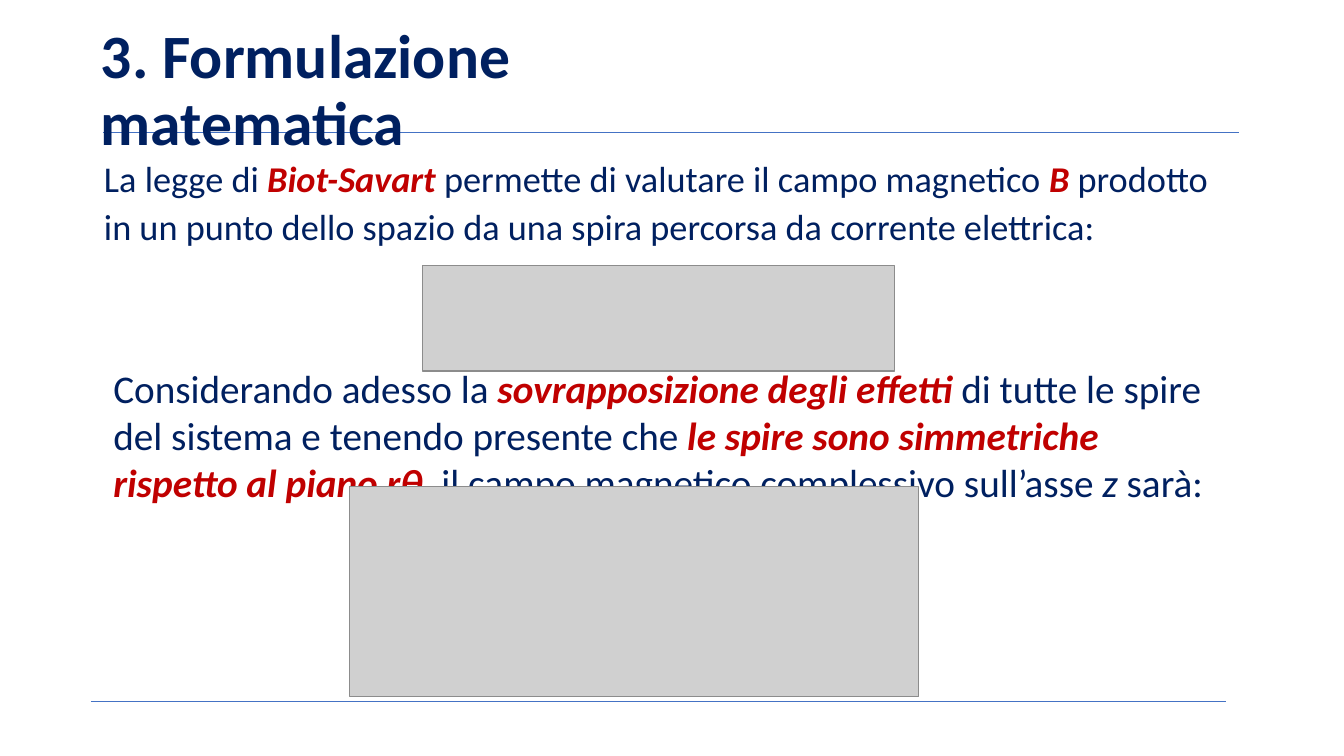
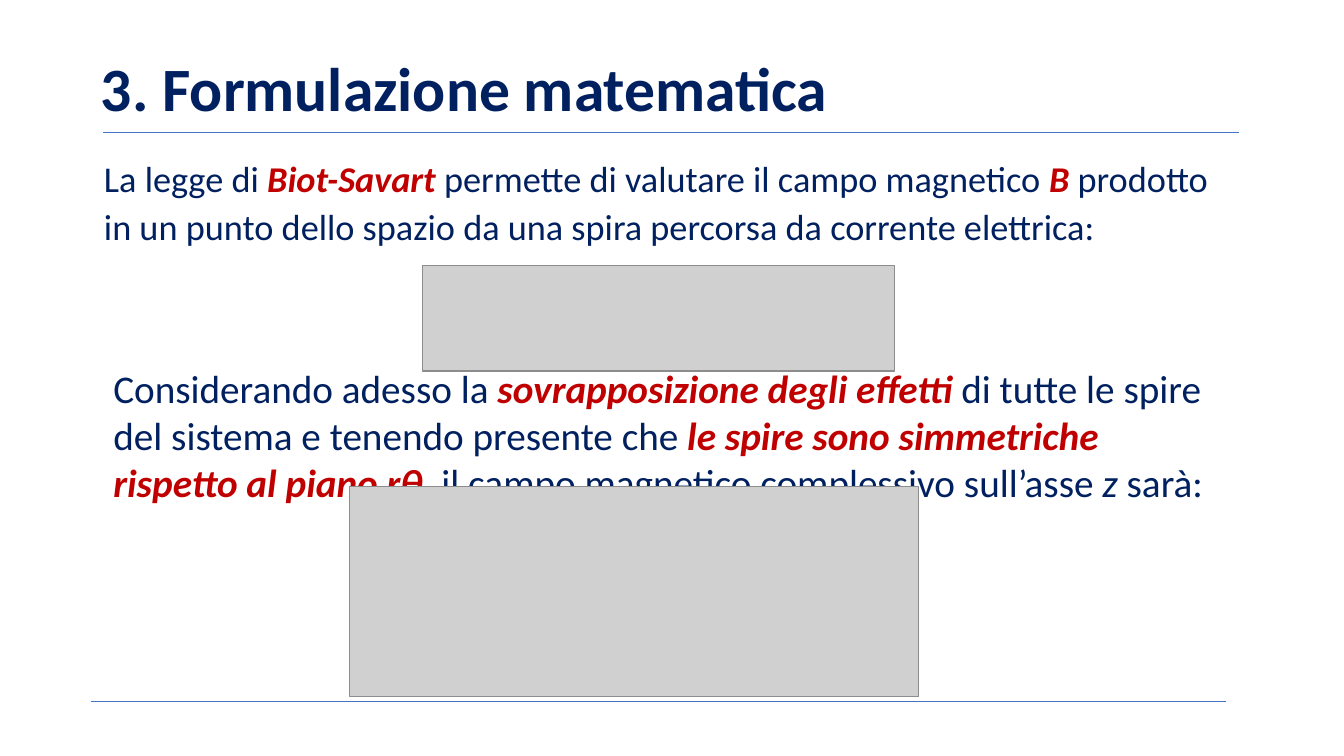
Before and after one commit to BernardoGiordano/NelderMeadMethod, a slide deck: slide 6 of writeup/Slides.pptx. Drawn at 1344x756 pixels with LibreOffice and Linux fonts; fonts in the diff are those of the drawing; grey boxes stand for pictures; background and template pictures are left out. Boxes give left, top, right and bottom in pixels: in the first picture for what was removed or moved away, otherwise in the second. Text is boxed around its words. In the diff, an @@ line names an element or a change of style, - is before the commit and + after.

Commit message:
Slides

```diff
--- a/writeup/Slides.pptx
+++ b/writeup/Slides.pptx
@@ text "3. Formulazione matematica" rewrapped from [101,34,510,146] to [101,67,827,112] @@
```
Also in this commit, not shown: 1 other slide changed, 1 slide added.
